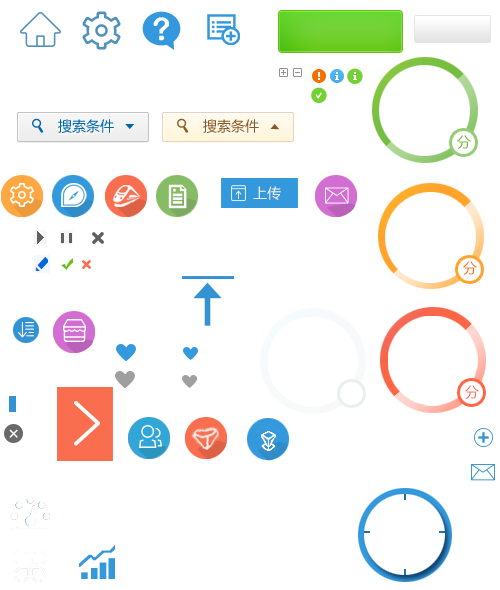
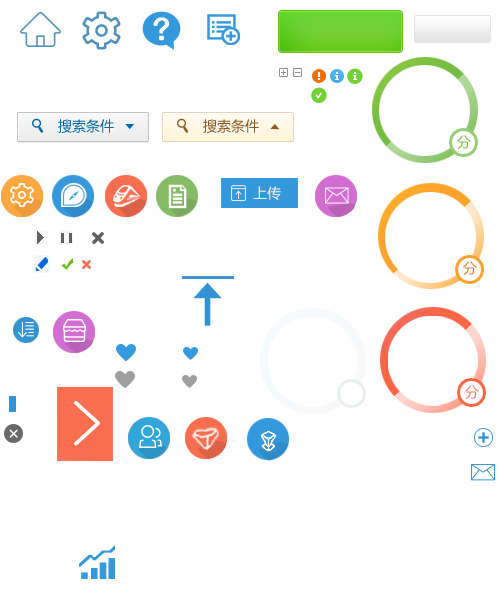
Revision of a layered (500, 590) image; what changed, layer by layer:
added layer "yunyin" above "图层 0" over bbox(20, 504, 52, 529)
painted on "图层 0" over bbox(9, 488, 452, 583)
